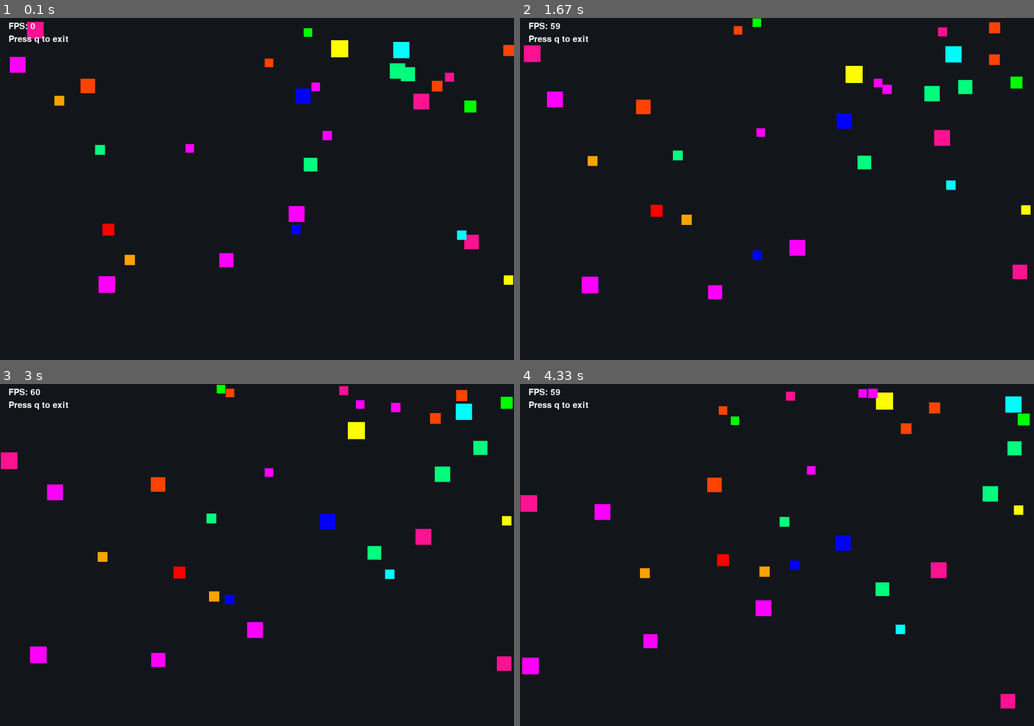
Above: before the commit, frames 1-4 (two rows, left to right).
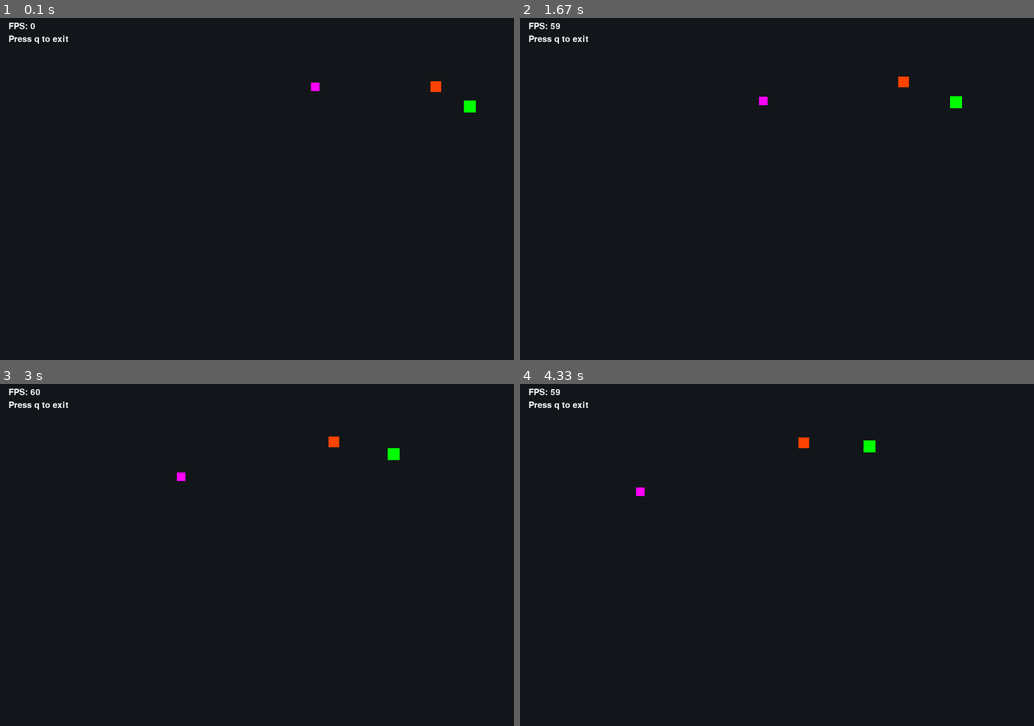
Above: after the commit, the same moments.

Repository: tuanminhhoang/lab8-pygame
Game: pygame game, started from main copy.py
Two runs of this game, one before a commit and one after it. Both use one fixed random seed, a clock stepped at 60 frames per second and the inputs below.
Inputs:
- Up to frame 1 (0.1 s): no input
- Up to frame 2 (1.67 s): no input
- Up to frame 3 (3 s): no input
- Up to frame 4 (4.33 s): no input

The runs differ from the first frame. In frame 1, 2.8% of the frame differs, in the area x 1-100%, y 1-81%; in frame 2, 3.2%; in frame 3, 3.2%, in the area x 0-100%, y 0-84%; in frame 4, 3.2%.

Commit message:
exam: init - MY_EXAM.md

Diff:
--- a/main.py
+++ b/main copy.py
@@ -22,7 +22,7 @@
 SCREEN_WIDTH: int = 1200
 SCREEN_HEIGHT: int = 800
 FPS:  float = 60.0
-SQUARE_COUNT: int = 30
+SQUARE_COUNT: int = 3
 RUNNING_TURN: int = 300
 CHASING_TURN: int = 200
 BACKGROUND_COLOR = (20, 24, 28)
@@ -160,6 +160,33 @@
     squares[:] = [square for square in squares if time.time() - square.birth_time < square.life_span]
     return squares
 
+def eat(squares: List[Square]) -> List[Square]:
+    """Check for collisions and allow bigger squares to consume smaller ones."""
+    to_remove = []
+    for i, square1 in enumerate(squares):
+        for j, square2 in enumerate(squares):
+            if i != j and square2 not in to_remove:
+                # Check if squares are colliding (centers are close enough)
+                distance = square1.center.distance_to(square2.center)
+                collision_distance = (square1.size + square2.size) / 2
+
+                if distance < collision_distance:
+                    # Determine which one eats which
+                    if square1.size > square2.size:
+                        # square1 eats square2
+                        square1.size += square2.size
+                        square1.center = Vector2(square1.x + square1.size / 2, square1.y + square1.size / 2)
+                        to_remove.append(square2)
+                    elif square2.size > square1.size:
+                        # square2 eats square1
+                        square2.size += square1.size
+                        square2.center = Vector2(square2.x + square2.size / 2, square2.y + square2.size / 2)
+                        to_remove.append(square1)
+
+    # Remove eaten squares from the list
+    squares[:] = [square for square in squares if square not in to_remove]
+    return squares
+
 def reborn(squares: List[Square]) -> List[Square]:
     """Respawn squares until the world reaches SQUARE_COUNT."""
     while len(squares) < SQUARE_COUNT:
@@ -223,6 +250,7 @@
 def update_world(squares: List[Square], bounds: Tuple[int, int], dt: float):
     """Update all simulation entities for one frame."""
     squares = alive(squares)
+    squares = eat(squares)
     squares = reborn(squares)
     for square in squares:
         update_square(square, squares, bounds, dt)
Not shown, removed: .github/agents/code-explorer.agent.md
Not shown, changed: JOURNAL.md
Not shown, added: MY_EXAM.md
Not shown, added: docs/architecture.html
Not shown, added: docs/architecture.md
Not shown, added: docs/study_tool.html
Not shown, added: refactoring.plan.md
